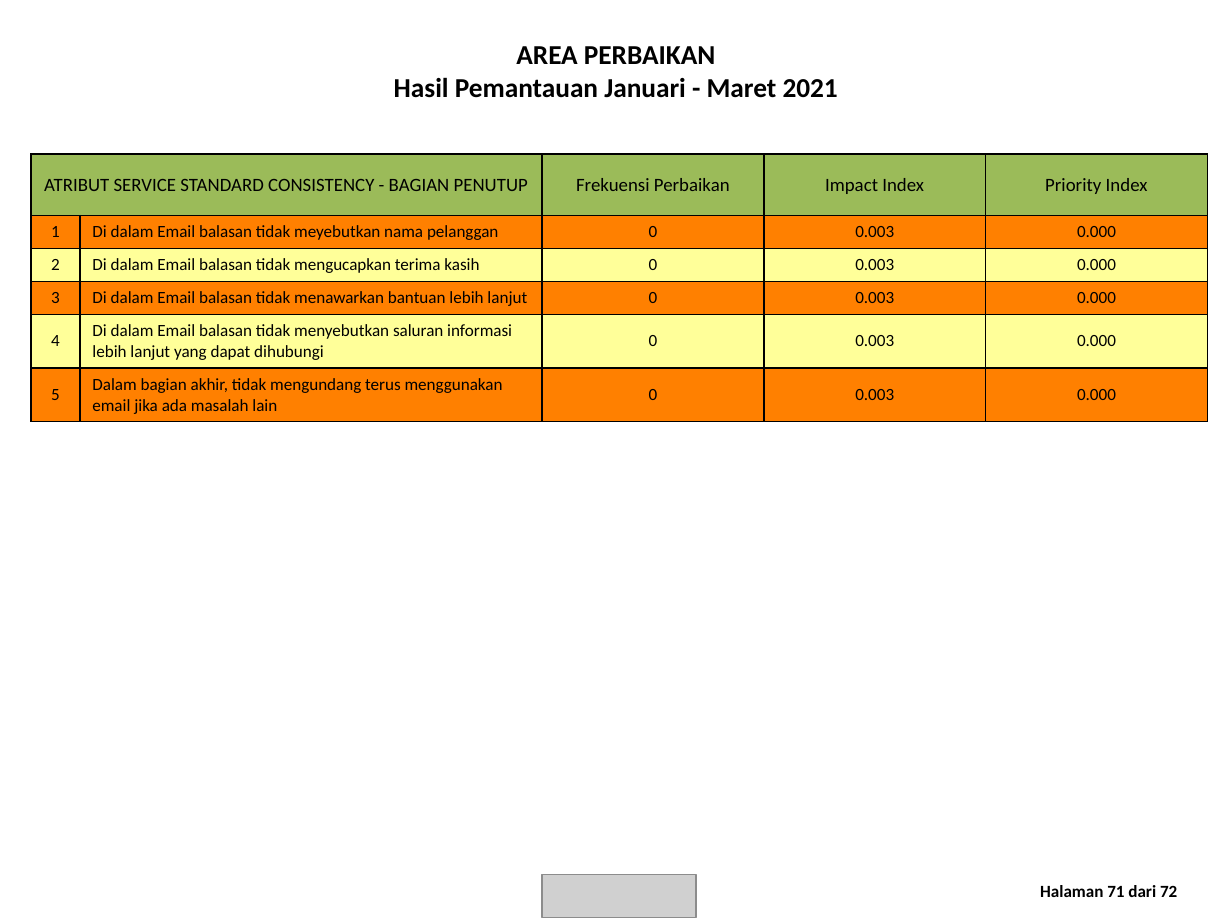
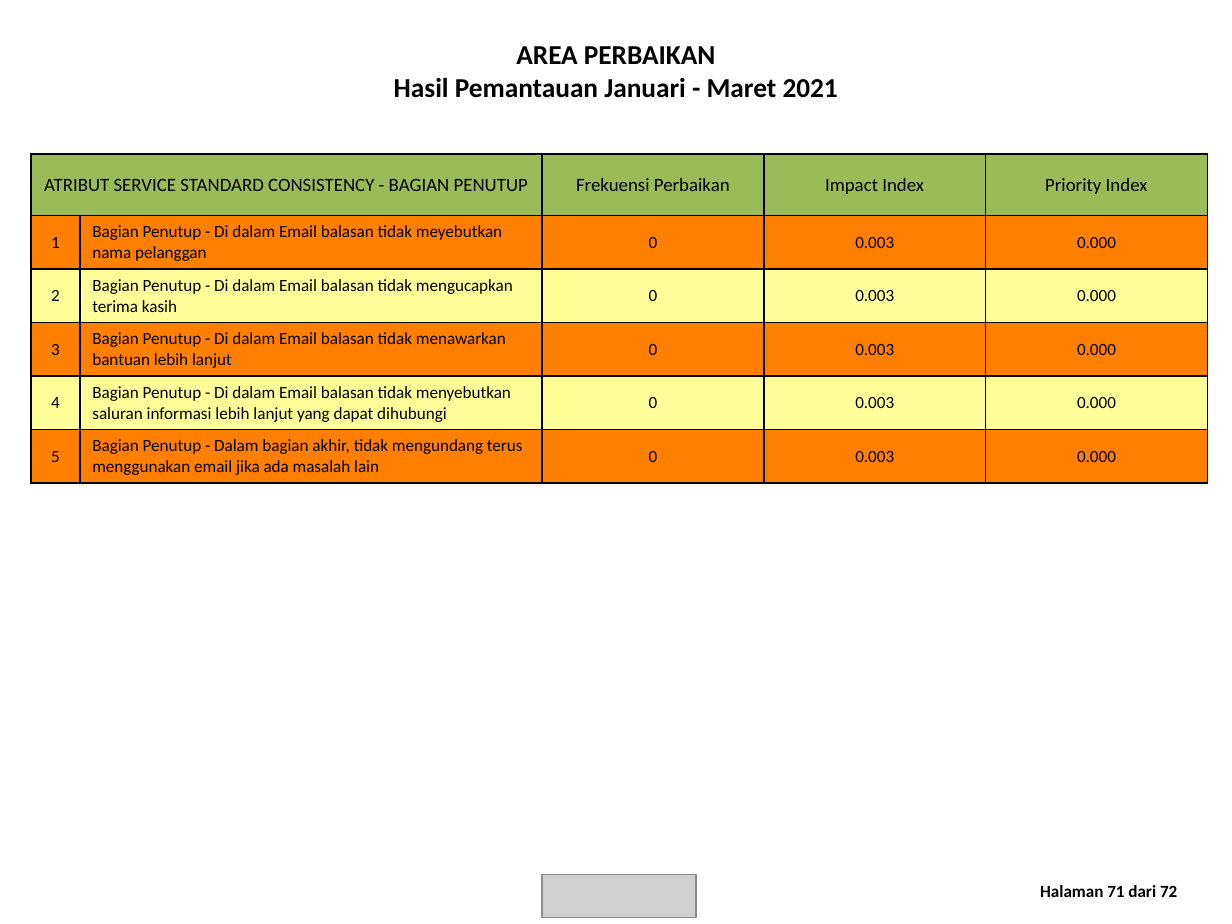
Before and after one commit to datateamFrontier/sei_automation, a slide deck: slide 72 of laporan/Laporan email customercare@commbank.co.id 2021.pptx. Drawn at 1232x924 pixels with LibreOffice and Linux fonts; fonts in the diff are those of the drawing; grey boxes stand for pictures. Boxes give left, top, right and bottom in pixels: in the first picture for what was removed or moved away, otherwise in the second. Text is boxed around its words. In the diff, an @@ line names an element or a change of style, - is before the commit and + after.

```diff
--- a/laporan/Laporan email customercare@commbank.co.id 2021.pptx
+++ b/laporan/Laporan email customercare@commbank.co.id 2021.pptx
@@ table at [31, 154, 1207, 479] @@
-row 2, column 2: Di dalam Email balasan tidak meyebutkan nama pelanggan
+row 2, column 2: Bagian Penutup - Di dalam Email balasan tidak meyebutkan nama pelanggan
-row 3, column 2: Di dalam Email balasan tidak mengucapkan terima kasih
+row 3, column 2: Bagian Penutup - Di dalam Email balasan tidak mengucapkan terima kasih
-row 4, column 2: Di dalam Email balasan tidak menawarkan bantuan lebih lanjut
+row 4, column 2: Bagian Penutup - Di dalam Email balasan tidak menawarkan bantuan lebih lanjut
-row 5, column 2: Di dalam Email balasan tidak menyebutkan saluran informasi lebih lanjut yang dapat dihubungi
+row 5, column 2: Bagian Penutup - Di dalam Email balasan tidak menyebutkan saluran informasi lebih lanjut yang dapat dihubungi
-row 6, column 2: Dalam bagian akhir, tidak mengundang terus menggunakan email jika ada masalah lain
+row 6, column 2: Bagian Penutup - Dalam bagian akhir, tidak mengundang terus menggunakan email jika ada masalah lain
```
Also in this commit, not shown: 39 other slides changed, 44 other files.
